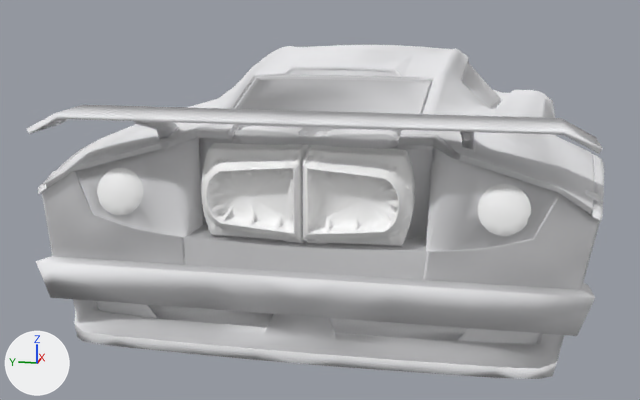
A saved change to the glTF model assets/vehicles/Dominus.glb.
The view is the same before and after, from a 50 mm camera at (-1.567, -0.219, 0.341) aimed at (0.09, 0.112, -0.073). The lights are fixed; the arrows at lower left show +X, +Y and +Z. The first picture is the older version. Vertices at exactly the same position are counted once.

Names of what the first picture shows: 'Dominus_MuscleCar_WhiteModel'.
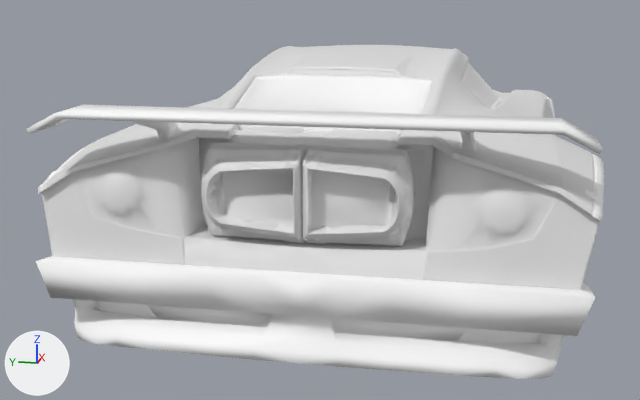
Where the change shows, as pixel boxes (x1, y1, x2, y2) in the pictures (640 x 400 px):
part 1 of me_dominus_musclecar_whitemodel, cut back: before (192, 127, 549, 355); after (39, 127, 549, 355)
part 2 of me_dominus_musclecar_whitemodel, recoloured: (42, 45, 600, 290) in both
part 3 of me_dominus_musclecar_whitemodel, recoloured: (27, 58, 604, 379) in both
part 4 of me_dominus_musclecar_whitemodel, recoloured: (36, 78, 595, 344) in both
part 5 of me_dominus_musclecar_whitemodel, recoloured: (76, 126, 559, 276) in both
part 6 of me_dominus_musclecar_whitemodel, recoloured: (106, 176, 519, 250) in both
part 7 of me_dominus_musclecar_whitemodel, recoloured (lighter): (239, 61, 499, 114) in both
part 8 of me_dominus_musclecar_whitemodel, recoloured: (97, 168, 531, 236) in both

What the commit changed:
Material 'FrontBulb' (mat_frontbulb) is new.
Its base color is (0.8, 0.8, 0.8) (white #e7e7e7).
Material 'BackBulb' (mat_backbulb) is new.
Its base color is (0.8, 0.8, 0.8) (white #e7e7e7).
Material 'Bottom' (mat_bottom) is new.
Its base color is (1.0, 1.0, 1.0) (white #ffffff).
Material 'body' (mat_body) is new.
Its base color is (0.8, 0.8, 0.8) (white #e7e7e7).
me_dominus_musclecar_whitemodel is used by ob_dominus_musclecar_whitemodel; location (0.0, 0.0, 0.0).
me_dominus_musclecar_whitemodel had 10815 vertices, 20463 faces and spanned x -0.62..0.9, y -0.36..0.36, z -0.16..0.23.
me_dominus_musclecar_whitemodel now has 10639 vertices, 20105 faces and spans x -0.62..0.9, y -0.36..0.36, z -0.16..0.23.
me_dominus_musclecar_whitemodel part 1: 42 vertices moved within x -0.58..0.3, y -0.34..0.34, z -0.1..0.17; 153 vertices removed from x -0.57..0.33, y -0.18..0.18, z -0.15..0.13.
me_dominus_musclecar_whitemodel part 2: 9244 faces spanning x -0.59..0.9, y -0.36..0.36, z -0.14..0.23 switch from mat_body_primarypaint__body_musclecar_mic to mat_body (white #e7e7e7).
me_dominus_musclecar_whitemodel part 3: 4652 faces spanning x -0.62..0.87, y -0.36..0.36, z -0.16..0.22 switch from mat_border to mat_frontlight (white #ffffff).
me_dominus_musclecar_whitemodel part 4: 444 faces spanning x -0.61..0.85, y -0.35..0.35, z -0.15..0.21 switch from mat_chassis_darkmetal__musclecar_chassis_mic to mat_frontlight (white #ffffff).
me_dominus_musclecar_whitemodel part 5: 541 faces spanning x -0.59..0.84, y -0.29..0.29, z -0.11..0.16 switch from mat_chassis_darkmetal__musclecar_chassis_mic to mat_body (white #e7e7e7).
me_dominus_musclecar_whitemodel part 6: 32 faces spanning x -0.58..-0.56, y -0.25..0.25, z 0.04..0.11 switch from mat_chassis_chrome_exhaust_engine__musclecar_chassis_mic to mat_body (white #e7e7e7).
me_dominus_musclecar_whitemodel part 7: 198 faces spanning x -0.47..0.27, y -0.22..0.22, z 0.12..0.21 switch from mat_window to mat_backlight (white #ffffff).
me_dominus_musclecar_whitemodel part 8: 442 faces spanning x -0.58..-0.56, y -0.26..0.26, z 0.06..0.12 switch from mat_backlight (white #ffffff) to mat_backbulb (white #e7e7e7).
Other edits to the shape of me_dominus_musclecar_whitemodel do not show in these pictures.
me_dominus_musclecar_whitemodel gains material mat_frontbulb (white #e7e7e7).
me_dominus_musclecar_whitemodel gains material mat_bottom (white #ffffff).
